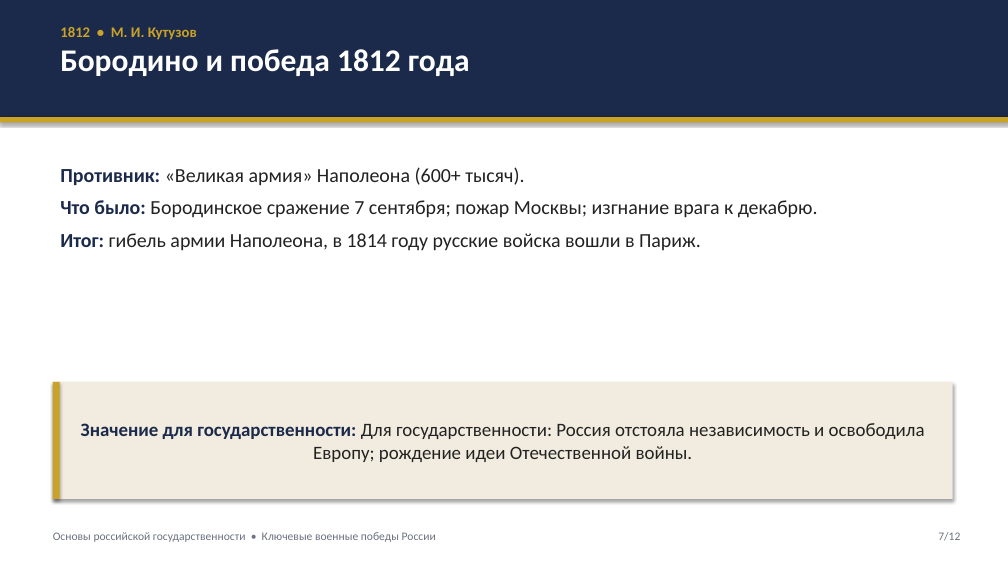
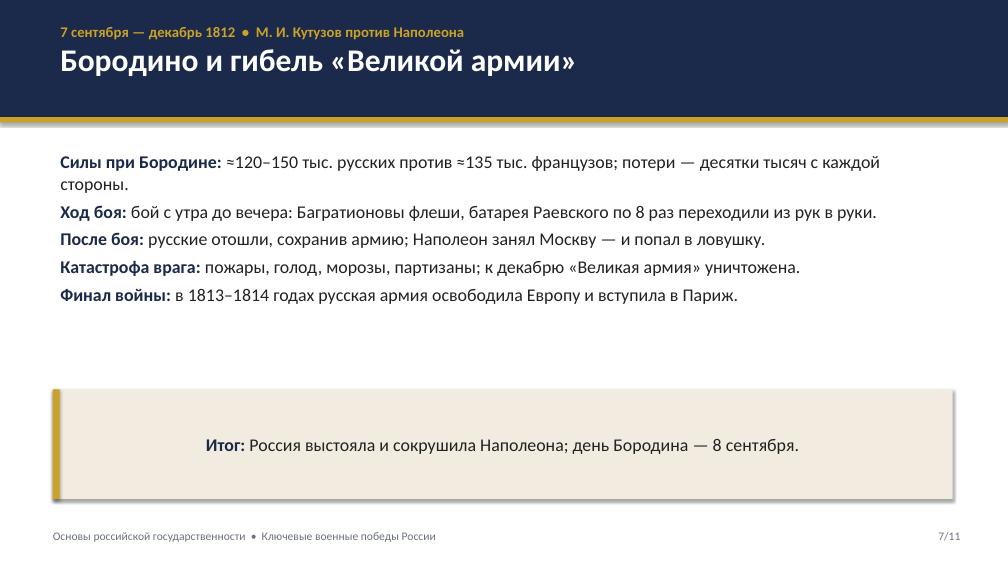
Before and after one commit to Gamegui/Homework, a slide deck: slide 7 of klyuchevye-voennye-pobedy-rossii/prezentatsiya.pptx. Drawn at 1008x567 pixels with LibreOffice and Linux fonts; fonts in the diff are those of the drawing. Boxes give left, top, right and bottom in pixels: in the first picture for what was removed or moved away, otherwise in the second. Text is boxed around its words. In the diff, an @@ line names an element or a change of style, - is before the commit and + after.

```diff
--- a/klyuchevye-voennye-pobedy-rossii/prezentatsiya.pptx
+++ b/klyuchevye-voennye-pobedy-rossii/prezentatsiya.pptx
@@ text at (x1=60, y1=27, x2=578, y2=76): text changed; size 30 to 14 pt; text colour #FFFFFF to #C9A227 @@
-1812 • М. И. Кутузов
-Бородино и победа 1812 года
+7 сентября — декабрь 1812 • М. И. Кутузов против Наполеона
+Бородино и гибель «Великой армии»
@@ text at (x1=60, y1=156, x2=880, y2=304): text changed; size 19 to 17 pt @@
-Противник: «Великая армия» Наполеона (600+ тысяч).
-Что было: Бородинское сражение 7 сентября; пожар Москвы; изгнание врага к декабрю.
-Итог: гибель армии Наполеона, в 1814 году русские войска вошли в Париж.
+Силы при Бородине: ≈120–150 тыс. русских против ≈135 тыс. французов; потери — десятки тысяч с каждой стороны.
+Ход боя: бой с утра до вечера: Багратионовы флеши, батарея Раевского по 8 раз переходили из рук в руки.
+После боя: русские отошли, сохранив армию; Наполеон занял Москву — и попал в ловушку.
+Катастрофа врага: пожары, голод, морозы, партизаны; к декабрю «Великая армия» уничтожена.
+Финал войны: в 1813–1814 годах русская армия освободила Европу и вступила в Париж.
@@ rectangle resized from (x1=53, y1=382, x2=60, y2=499) to (x1=53, y1=389, x2=60, y2=499) @@
@@ rectangle "Итог: Россия выстояла и сокрушила ..." resized from (x1=53, y1=382, x2=953, y2=499) to (x1=53, y1=389, x2=953, y2=499) @@
@@ text in rectangle at (x1=206, y1=439, x2=799, y2=454): text changed; size 18 to 17 pt @@
-Значение для государственности: Для государственности: Россия отстояла независимость и освободила Европу; рождение идеи Отечественной войны.
+Итог: Россия выстояла и сокрушила Наполеона; день Бородина — 8 сентября.
@@ text at (x1=938, y1=532, x2=960, y2=541): text changed @@
-7/12
+7/11
```
Also in this commit, not shown: 7 other slides changed, 3 slides added, 4 slides removed, 3 other files.
